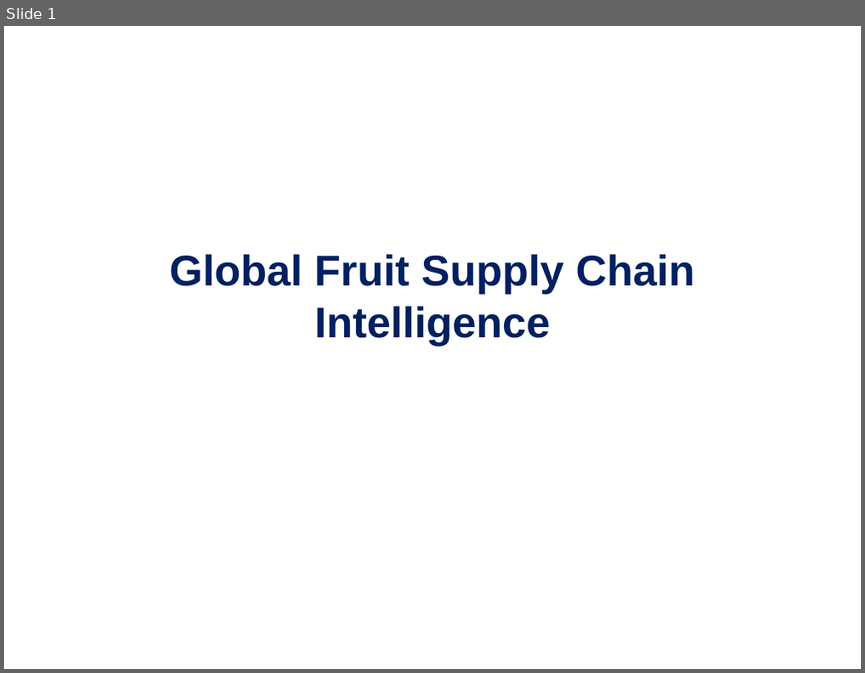
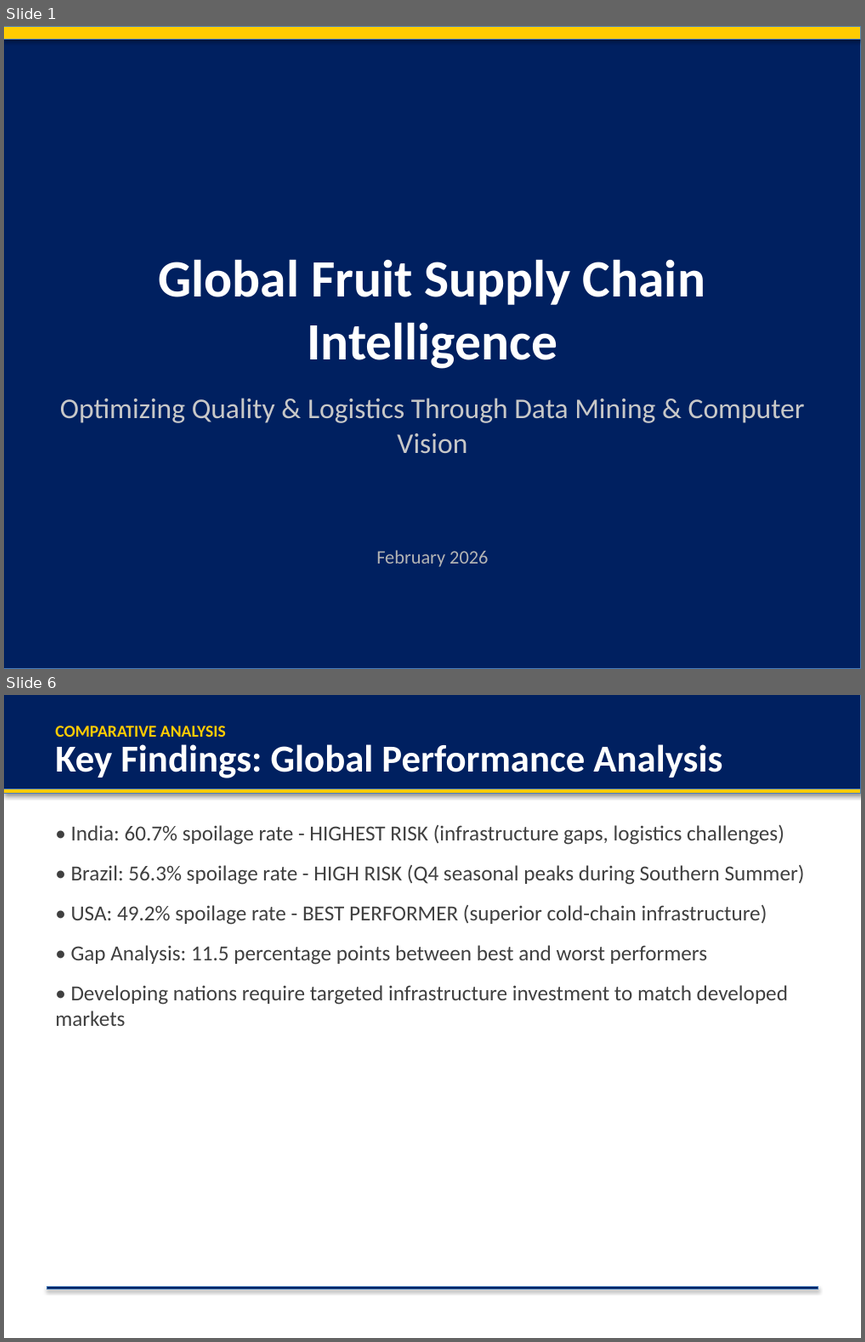
Before and after one commit to HakimiMasstar/data-mining-project, a slide deck: Global_Supply_Chain_Corporate.pptx. Shown one above the other, each under a label of ours: slide 1 before the commit, slides 1 and 6 after it; the slides between them are not shown. The pictures are 865x673 and 865x1342 pixels, drawn with LibreOffice and Linux fonts; fonts in the diff are those of the drawing. Boxes give left, top, right and bottom in pixels: in the first picture for what was removed or moved away, otherwise in the second. Text is boxed around its words. In the diff, an @@ line names an element or a change of style, - is before the commit and + after.

```diff
--- a/Global_Supply_Chain_Corporate.pptx
+++ b/Global_Supply_Chain_Corporate.pptx
@@ slide 6 added at (4,695,861,1338), background #FFFFFF @@
@@ rectangle added at (4,695,861,789), fill #002060, outline #4B7EBC 0.75 pt @@
@@ text added at (55,726,226,737), 14 pt, text #FFCC00, bold @@
+COMPARATIVE ANALYSIS
@@ text added at (55,744,722,778), 32 pt, text #FFFFFF, bold @@
+Key Findings: Global Performance Analysis
@@ rectangle added at (4,789,861,794), fill #FFCC00, outline #4B7EBC 0.75 pt @@
@@ text added at (55,825,805,1026), 18 pt, text #404040 @@
+• India: 60.7% spoilage rate - HIGHEST RISK (infrastructure gaps, logistics challenges)
+• Brazil: 56.3% spoilage rate - HIGH RISK (Q4 seasonal peaks during Southern Summer)
+• USA: 49.2% spoilage rate - BEST PERFORMER (superior cold-chain infrastructure)
+• Gap Analysis: 11.5 percentage points between best and worst performers
+• Developing nations require targeted infrastructure investment to match developed markets
@@ rectangle added at (46,1287,818,1289), fill #002060, outline #4B7EBC 0.75 pt @@
@@ slide 1 changed as well @@
@@ rectangle added at (4,26,861,669), fill #002060, outline #4B7EBC 0.75 pt @@
@@ rectangle added at (4,26,861,39), fill #FFCC00, outline #4B7EBC 0.75 pt @@
@@ text "Global Fruit Supply Chain Intelligence": place and size @@
-text "Global Fruit Supply Chain Intelligence" at (170,254,695,346)
+text "Global Fruit Supply Chain Intelligence" at (158,259,705,369)
@@ text "Global Fruit Supply Chain Intelligence" at (158,259,705,369): size 36 to 44 pt, font Arial to Calibri, text colour #002060 to #FFFFFF; vertical alignment middle to top @@
@@ text added at (60,397,805,454), 24 pt, text #C8C8C8 @@
+Optimizing Quality & Logistics Through Data Mining & Computer Vision
@@ text added at (376,550,488,567), 16 pt, text #B4B4B4 @@
+February 2026
```
Also in this commit, not shown: 1 other slide changed, 7 other slides added, 8 slides removed, 3 other files.
